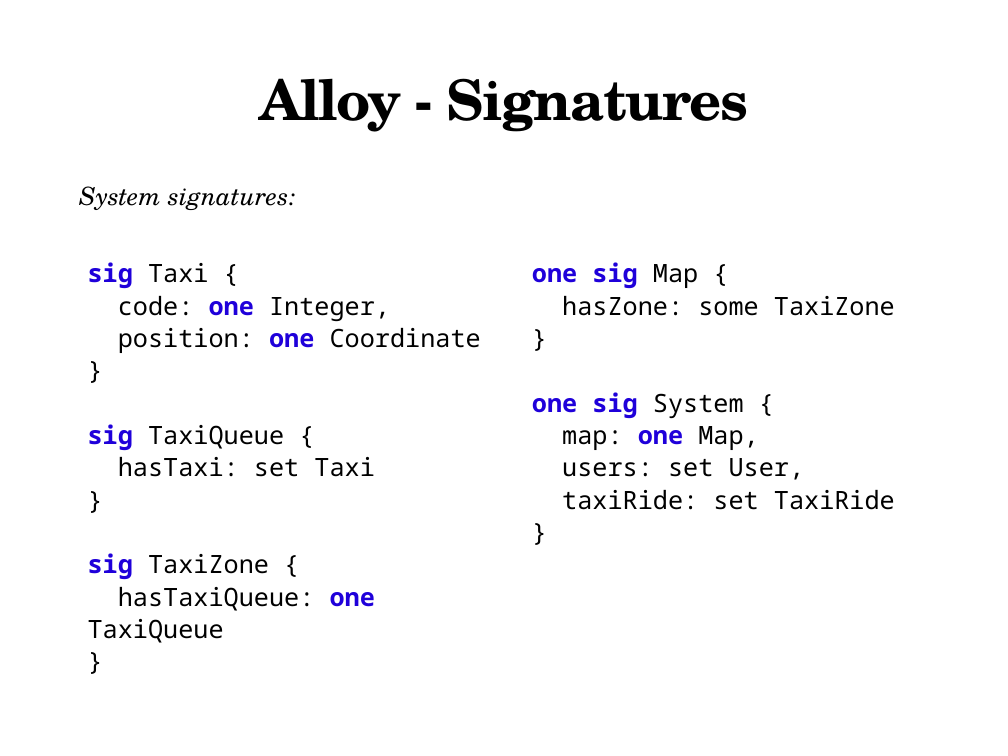
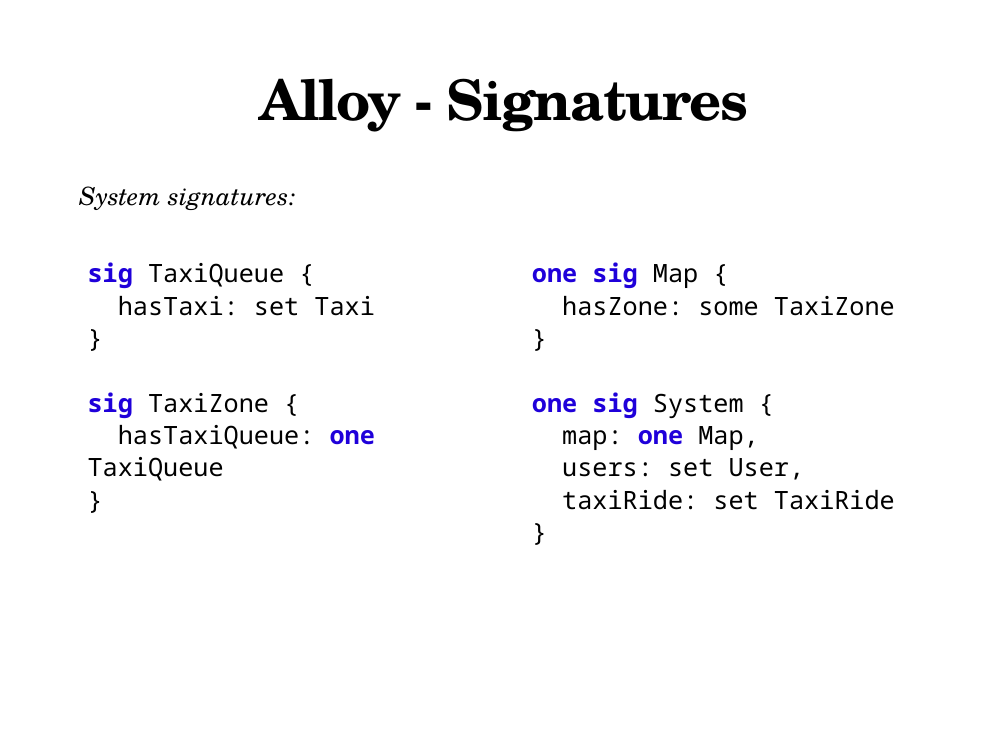
Before and after one commit to MarcoRomani/myTaxyService-SE2-PozziRomani, a slide deck: slide 3 of OtherStuff/Presentation/Alloy.pptx. Drawn at 1008x756 pixels with LibreOffice and Linux fonts; fonts in the diff are those of the drawing. Boxes give left, top, right and bottom in pixels: in the first picture for what was removed or moved away, otherwise in the second. Text is boxed around its words. In the diff, an @@ line names an element or a change of style, - is before the commit and + after.

Commit message:
Alloy presentation complete

```diff
--- a/OtherStuff/Presentation/Alloy.pptx
+++ b/OtherStuff/Presentation/Alloy.pptx
@@ text at <box>88,262,481,353</box>: paragraphs removed @@
-sig Taxi {
-code: one Integer,
-position: one Coordinate
-}
```
Also in this commit, not shown: 1 other slide changed, 7 slides added, 1 other file.
